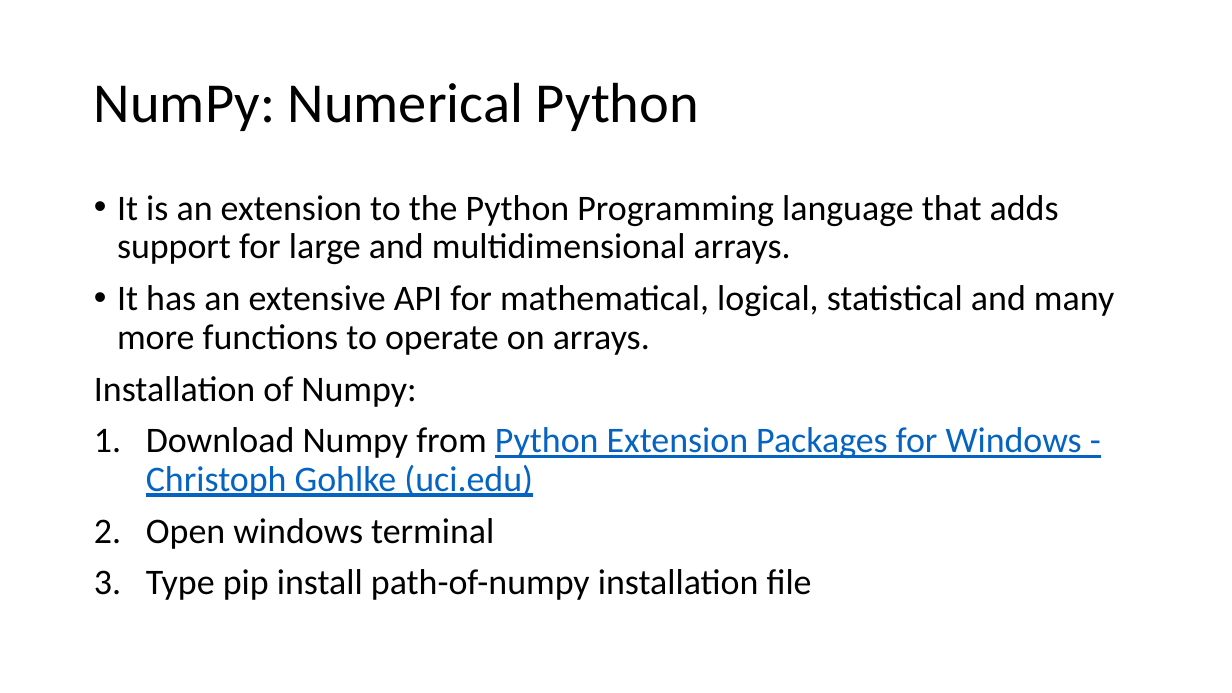
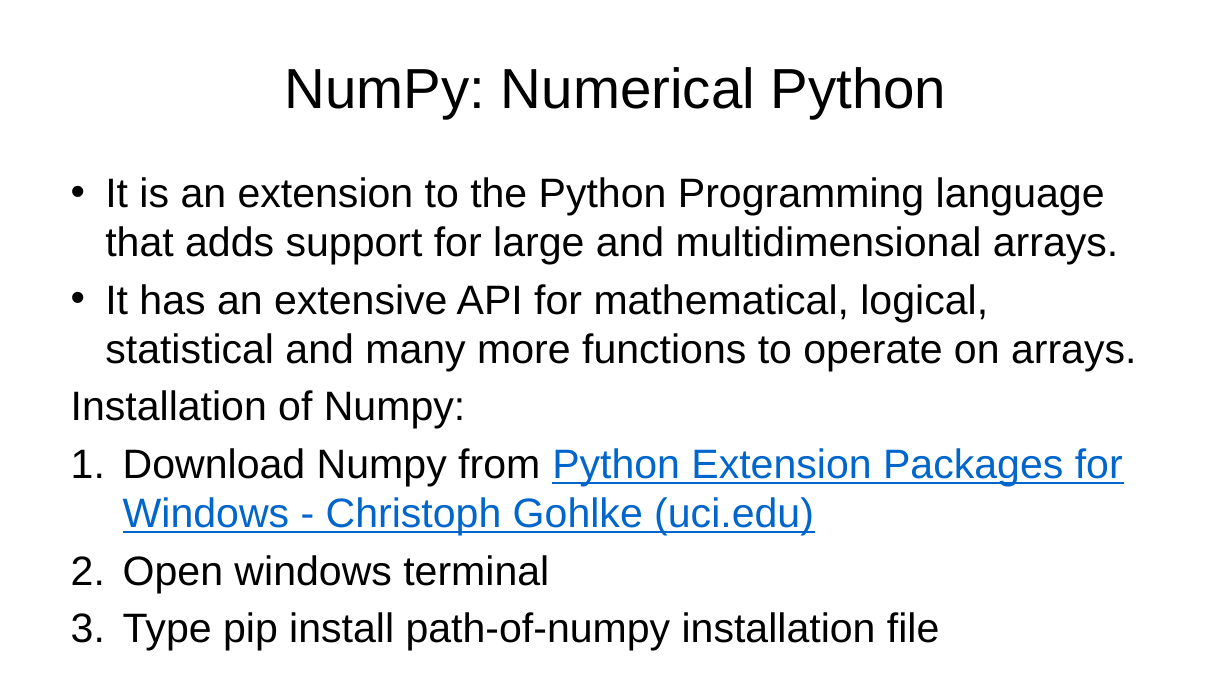
Before and after one commit to S-AMK/S-AMK, a slide deck: slide 3 of UNIT-4.pptx. Drawn at 1232x693 pixels with LibreOffice and Linux fonts; fonts in the diff are those of the drawing. Boxes give left, top, right and bottom in pixels: in the first picture for what was removed or moved away, otherwise in the second. Text is boxed around its words. In the diff, an @@ line names an element or a change of style, - is before the commit and + after.

```diff
--- a/UNIT-4.pptx
+++ b/UNIT-4.pptx
@@ title "NumPy: Numerical Python": place and size @@
-title "NumPy: Numerical Python" at bbox=[94, 82, 699, 131]
+title "NumPy: Numerical Python" at bbox=[285, 67, 947, 118]
@@ title "NumPy: Numerical Python" at bbox=[285, 67, 947, 118]: font Calibri to Arial; alignment left to centre; line spacing 0.9 to 1 @@
@@ text "It is an extension to ...": place and size @@
-text "It is an extension to ..." at bbox=[94, 195, 1114, 600]
+text "It is an extension to ..." at bbox=[71, 177, 1136, 651]
@@ text "It is an extension to ..." at bbox=[71, 177, 1136, 651]: size 28 to 32 pt, font Calibri to Arial; text colour #0563C1 to #0066CC in "Python Extension Packages for Windows - Christoph ..."; indent changed; line spacing 0.9 to 1; less space between paragraphs @@
```
Also in this commit, not shown: 48 other slides changed, 38 slides added, 42 slides removed.
